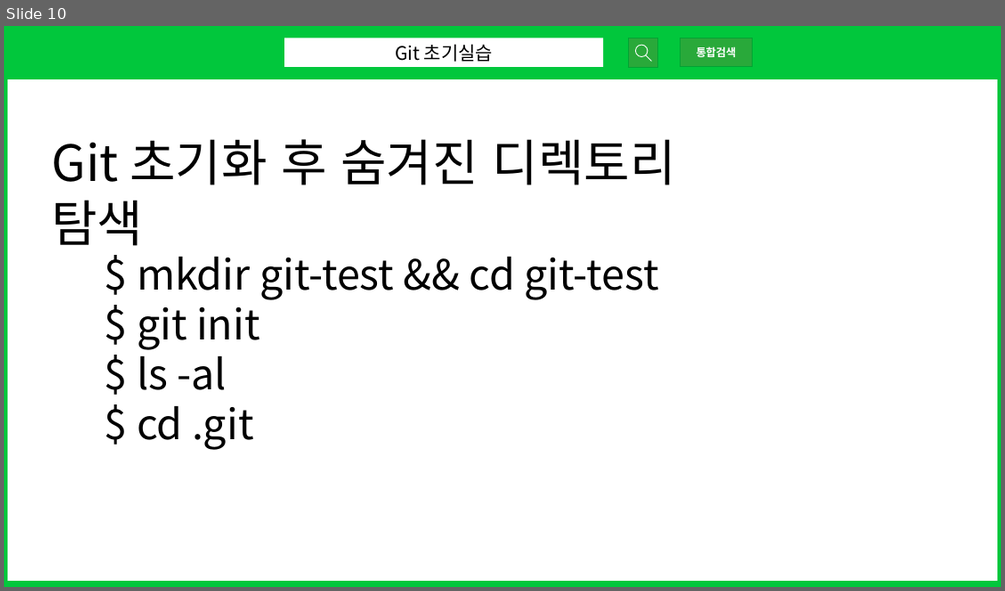
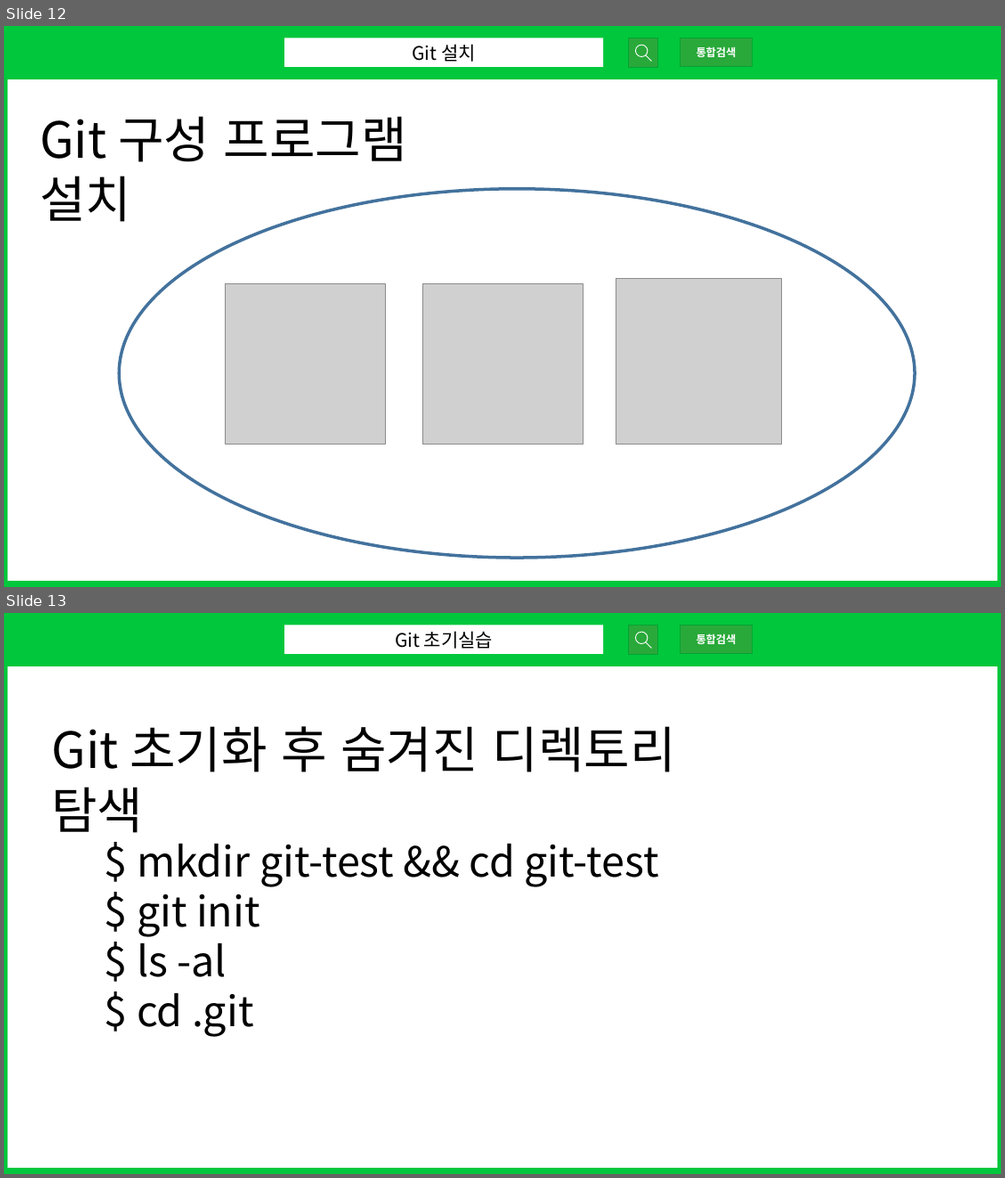
Before and after one commit to yukyung841/git_github_training, a slide deck: docs/git-seminar-pt.pptx. Shown one above the other, each under a label of ours: slide 10 before the commit, slides 12 and 13 after it. The pictures are 1005x591 and 1005x1178 pixels, drawn with LibreOffice and Linux fonts; fonts in the diff are those of the drawing; grey boxes stand for pictures. Boxes give left, top, right and bottom in pixels: in the first picture for what was removed or moved away, otherwise in the second. Text is boxed around its words. In the diff, an @@ line names an element or a change of style, - is before the commit and + after.

```diff
--- a/docs/git-seminar-pt.pptx
+++ b/docs/git-seminar-pt.pptx
@@ slide 12 added at <box>4,26,1001,587</box>, background #FFFFFF @@
@@ rectangle added at <box>4,26,1001,585</box>, outline #01C73C 7.5 pt @@
@@ rectangle added at <box>4,26,1001,79</box>, fill #01C73C @@
@@ rectangle added at <box>284,38,603,67</box>, fill #FFFFFF, 18 pt, text #000000 @@
+Git 설치
@@ triangle added at <box>607,49,616,55</box>, fill #01C73C @@
@@ rectangle added at <box>629,38,657,67</box>, fill #29A93A, outline #01A333 1 pt @@
@@ donut added at <box>635,45,647,57</box>, fill #FFFFFF @@
@@ rectangle added at <box>680,38,752,67</box>, fill #29A93A, outline #01A333 1 pt, 10.5 pt, text #FFFFFF, bold @@
+통합검색
@@ rounded rectangle added at <box>645,54,652,62</box>, fill #FFFFFF @@
@@ text added at <box>40,116,407,222</box>, 48 pt, text #000000 @@
+Git 구성 프로그램 설치
@@ ellipse added at <box>119,189,914,557</box>, outline #43739E 3 pt @@
@@ picture added at <box>226,284,386,444</box> @@
@@ picture added at <box>422,284,582,444</box> @@
@@ picture added at <box>616,279,783,445</box> @@
@@ what was slide 10 is now slide 13 @@
```
Also in this commit, not shown: 7 slides changed, 2 other slides added, 13 other files.
